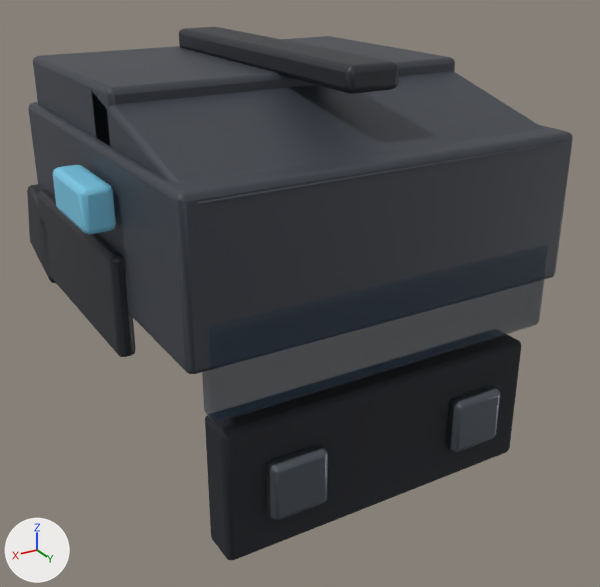
A saved change to the glTF model assets/export/gear/Bravo_Head.glb.
The view is the same before and after, from a camera (50 mm lens) standing at (1.42, 2.49, 1.22) and looking at (-0.02, 0.09, 0.02). Arrows for +X, +Y and +Z are at lower left; the lights stay in place. The picture after the commit comes second.

Objects in the first picture: 'Bravo_Head_band', 'Bravo_Head_helmet', 'Bravo_Head_helmetDark', 'Bravo_Head_lens_v_visor', 'Bravo_Head_metal_v_mask', 'Bravo_Head_strap_v_mask'.
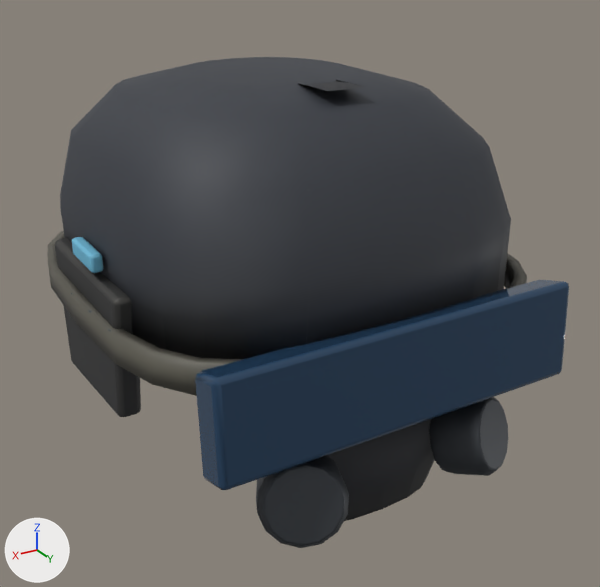
Location of each change, (x1, y1, x2, y2) in pixels of the pictures (600 x 587 px):
'Bravo_Head_body', added: after (48, 57, 527, 417)
'Bravo_Head_helmet', deleted: before (28, 36, 573, 374)
'Bravo_Head_v_visor', added (blue): after (195, 280, 569, 490)
'Bravo_Head_strap_v_mask', deleted (black): before (205, 334, 521, 560)
'Bravo_Head_lens_v_visor', deleted: before (202, 245, 548, 422)
'Bravo_Head_v_mask', added: after (256, 397, 508, 548)
'Bravo_Head_helmetDark', deleted: before (27, 27, 399, 357)
'Bravo_Head_metal_v_mask', deleted: before (266, 386, 500, 521)
'Bravo_Head_band', deleted (cyan): before (53, 165, 116, 234)

The change in detail:
Picture 'Bravo_Head_Color' (img_bravo_head_color) is new.
Picture 'Bravo_Head_Metalness-Bravo_Head_Roughness' (img_bravo_head_metalness_bravo_head_roughness) is new.
Material 'Bravo_Head_Baked' (mat_bravo_head_baked) is new.
Uses the picture img_bravo_head_color.
Uses the picture img_bravo_head_metalness_bravo_head_roughness.
Mesh me_bravo_head_v_mask is new.
It has 220 vertices, 428 faces and spans x -0.49..0.49, y 0.31..0.833, z -0.56..-0.14.
It uses material mat_bravo_head_baked.
Mesh me_bravo_head_v_visor is new.
It has 56 vertices, 108 faces and spans x -0.65..0.65, y 0.641..0.799, z -0.195..0.175.
It uses material mat_bravo_head_baked.
Mesh me_bravo_head_body is new.
It has 536 vertices, 1044 faces and spans x -0.77..0.77, y -0.84..0.76, z -0.24..0.8.
It uses material mat_bravo_head_baked.
Object 'Bravo_Head_band' (ob_bravo_head_band) is deleted.
Object 'Bravo_Head_helmet' (ob_bravo_head_helmet) is deleted.
Object 'Bravo_Head_helmetDark' (ob_bravo_head_helmetdark) is deleted.
Object 'Bravo_Head_lens_v_visor' (ob_bravo_head_lens_v_visor) is deleted.
Object 'Bravo_Head_metal_v_mask' (ob_bravo_head_metal_v_mask) is deleted.
Object 'Bravo_Head_strap_v_mask' (ob_bravo_head_strap_v_mask) is deleted.
Object 'Bravo_Head_v_mask' (ob_bravo_head_v_mask) is new; it shows me_bravo_head_v_mask.
Its location is (0.0, 0.0, 0.0).
Object 'Bravo_Head_v_visor' (ob_bravo_head_v_visor) is new; it shows me_bravo_head_v_visor.
Its location is (0.0, 0.0, 0.0).
Object 'Bravo_Head_body' (ob_bravo_head_body) is new; it shows me_bravo_head_body.
Its location is (0.0, 0.0, 0.0).
